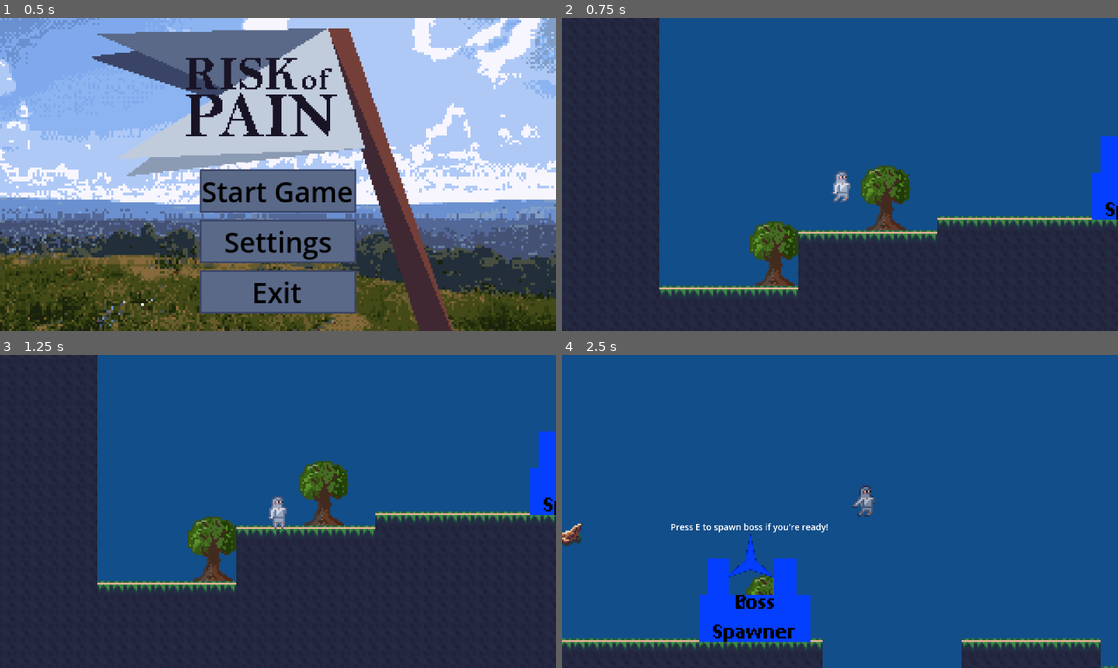
Above: before the commit, frames 1-4 (two rows, left to right).
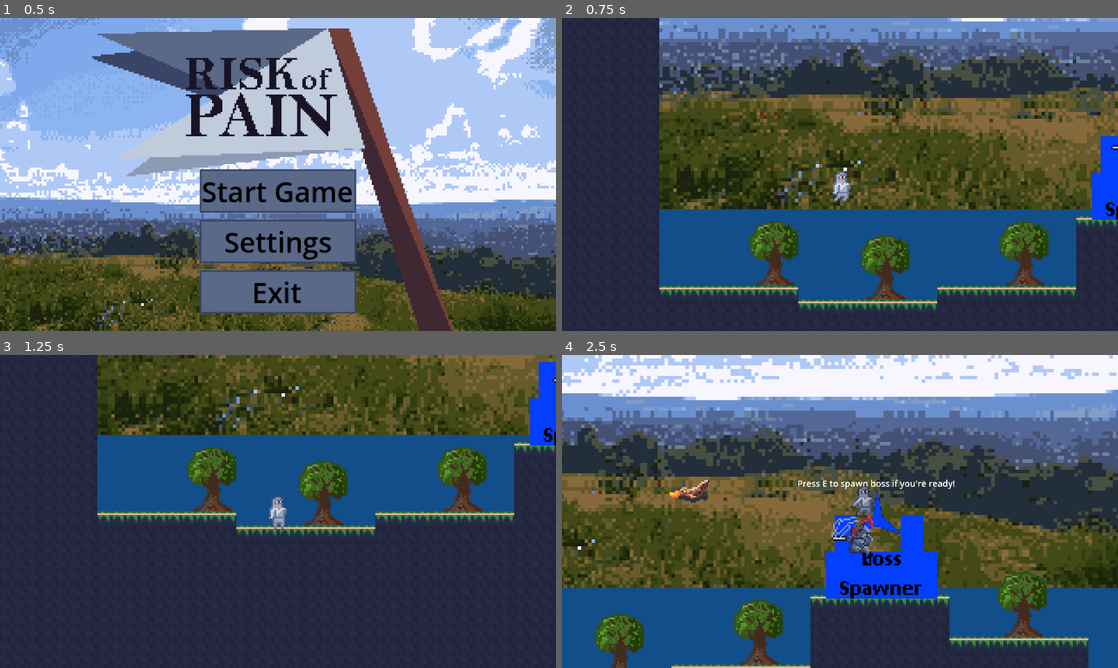
Above: after the commit, the same moments.

Repository: if25b180/risk-of-pain
Game: Godot game, scene res://scenes/menu/main_menu.tscn
The game is run twice, just before and just after one commit, with the same random seed, the same clock (stepped at 60 frames per second) and the same inputs.
Inputs (mouse positions are in pixels of both pictures, inside the frame that each line leads up to):
- Up to frame 1 (0.5 s): no input
- Up to frame 2 (0.75 s): click "Start Game" at 0.5 s
- Up to frame 3 (1.25 s): no input
- Up to frame 4 (2.5 s): move the mouse to (962, 495) at 1.27 s; hold D (move_right) from 1.28 s (still down); tap E (interact) at 1.35, 2, 2.1 s; tap Space (jump) at 1.52, 2.27 s; move the mouse to (728, 527) at 2.02 s

Frame 1 is identical in both runs. In frame 2, 62% of the frame differs, in the area x 17-100%, y 0-94%; in frame 3, 32%; in frame 4, 90%, in the area x 0-100%, y 0-100%.

Commit message:
added first enemy
Erster Gegner mit mit basic movement und angriff wenn er player sieht

Diff:
--- a/scenes/enemy.tscn
+++ b/scenes/enemy.tscn
@@ -1,13 +1,42 @@
 [gd_scene format=3 uid="uid://dcx1xdqyauqko"]
 
 [ext_resource type="Script" uid="uid://dw02bv2wxljs2" path="res://scripts/enemy.gd" id="1_7p1mj"]
+[ext_resource type="Texture2D" uid="uid://pheump8ntv81" path="res://art/enemy_assets/knight_base_sprite.png" id="2_md0e3"]
+[ext_resource type="Texture2D" uid="uid://31rq1yamp61u" path="res://art/enemy_assets/knight_attack.png" id="3_4ra3w"]
 
-[sub_resource type="RectangleShape2D" id="RectangleShape2D_8tegq"]
+[sub_resource type="CapsuleShape2D" id="CapsuleShape2D_4ra3w"]
+radius = 8.0
+height = 18.0
 
-[node name="Enemy" type="RigidBody2D" unique_id=127115235]
+[sub_resource type="CircleShape2D" id="CircleShape2D_5uy6h"]
+radius = 9.0
+
+[node name="Enemy" type="CharacterBody2D" unique_id=223010565]
+collision_layer = 2
+up_direction = Vector2(0, 1)
 script = ExtResource("1_7p1mj")
+normal_texture = ExtResource("2_md0e3")
+attack_texture = ExtResource("3_4ra3w")
 
 [node name="Sprite2D" type="Sprite2D" parent="." unique_id=1800397363]
+texture = ExtResource("2_md0e3")
+offset = Vector2(0, 1)
 
 [node name="CollisionShape2D" type="CollisionShape2D" parent="." unique_id=862276379]
-shape = SubResource("RectangleShape2D_8tegq")
+position = Vector2(2, 1)
+shape = SubResource("CapsuleShape2D_4ra3w")
+
+[node name="RayCast2D" type="RayCast2D" parent="." unique_id=1918442115]
+target_position = Vector2(15, 12)
+
+[node name="PlayerDetector" type="RayCast2D" parent="." unique_id=677006667]
+target_position = Vector2(16, 0)
+
+[node name="AttackArea" type="Area2D" parent="." unique_id=1263762866]
+
+[node name="CollisionShape2D" type="CollisionShape2D" parent="AttackArea" unique_id=1740375523]
+position = Vector2(11, -2)
+shape = SubResource("CircleShape2D_5uy6h")
+disabled = true
+
+[connection signal="body_entered" from="AttackArea" to="." method="_on_attack_area_body_entered"]
--- a/scenes/levels/game.tscn
+++ b/scenes/levels/game.tscn
@@ -11,6 +11,7 @@
 [ext_resource type="Script" uid="uid://x5e3tdafl70a" path="res://scripts/camera_2d.gd" id="8_xmnyv"]
 [ext_resource type="PackedScene" uid="uid://dajy2mhlmjfoj" path="res://scenes/boss_spawner.tscn" id="9_cx7qy"]
 [ext_resource type="PackedScene" uid="uid://cqbcj4tqdyhxu" path="res://scenes/menu/main_menu.tscn" id="11_r0gsk"]
+[ext_resource type="PackedScene" uid="uid://dcx1xdqyauqko" path="res://scenes/enemy.tscn" id="12_oi2tv"]
 
 [sub_resource type="TileSetAtlasSource" id="TileSetAtlasSource_limtx"]
 texture = ExtResource("1_a1osm")
@@ -163,6 +164,7 @@
 world_root = NodePath("..")
 boss_spawner = NodePath("../BossSpawner")
 tree_scene = ExtResource("5_uk881")
+enemy_scene = ExtResource("12_oi2tv")
 
 [node name="Player" parent="." unique_id=1588611632 instance=ExtResource("2_eqihu")]
 position = Vector2(112, 122)
@@ -179,7 +181,6 @@
 position = Vector2(234, 30)
 
 [node name="Background" type="Sprite2D" parent="." unique_id=1750528705]
-visible = false
 z_index = -2
 texture_filter = 1
 texture_repeat = 1
--- a/scenes/player.tscn
+++ b/scenes/player.tscn
@@ -128,7 +128,7 @@
 &"p_run": SubResource("Animation_eqihu")
 }
 
-[node name="Player" type="CharacterBody2D" unique_id=1588611632]
+[node name="Player" type="CharacterBody2D" unique_id=1588611632 groups=["player"]]
 material = SubResource("ShaderMaterial_dqkch")
 script = ExtResource("1_rggrj")
 metadata/_edit_group_ = true
--- a/scripts/enemy.gd
+++ b/scripts/enemy.gd
@@ -1,6 +1,66 @@
-extends RigidBody2D
+extends CharacterBody2D
 
-# TODO: implement
+@export var speed := 50.0
+@export var gravity := 900.0
+@export var attack_duration := 0.5
 
-func _ready():
-	pass
+@export var normal_texture: Texture2D
+@export var attack_texture: Texture2D
+
+var direction := 1
+var is_attacking := false
+
+@onready var floor_ray = $RayCast2D
+@onready var player_ray = $PlayerDetector
+@onready var sprite = $Sprite2D
+
+func _physics_process(delta):
+	if not is_on_floor():
+		velocity.y += gravity * delta
+
+	if is_attacking:
+		velocity.x = 0
+		move_and_slide()
+		return
+
+	check_for_player()
+
+	if not floor_ray.is_colliding() or is_on_wall():
+		flip_direction()
+
+	velocity.x = direction * speed
+	move_and_slide()
+
+func check_for_player():
+	if player_ray.is_colliding():
+		var collider = player_ray.get_collider()
+		if collider and collider.is_in_group("player"):
+			start_attack()
+
+func start_attack():
+	print("angriff test")
+	is_attacking = true
+
+	if attack_texture:
+		sprite.texture = attack_texture
+
+	await get_tree().create_timer(attack_duration).timeout
+
+	if normal_texture:
+		sprite.texture = normal_texture
+
+	is_attacking = false
+
+func flip_direction():
+	direction *= -1
+	sprite.flip_h = (direction < 0)
+
+	floor_ray.position.x = abs(floor_ray.position.x) * direction
+	floor_ray.target_position.x = abs(floor_ray.target_position.x) * direction
+
+	player_ray.target_position.x = abs(player_ray.target_position.x) * direction
+
+	$AttackArea.position.x = abs($AttackArea.position.x) * direction
+
+func _on_attack_area_body_entered(body: Node2D) -> void:
+	pass # Replace with function body.
--- a/scripts/procedual_world.gd
+++ b/scripts/procedual_world.gd
@@ -5,6 +5,7 @@
 @export var y_jump_range_max: int = 6
 @export var chunk_width: int = 10
 @export var tree_chance: int = 30
+@export var enemy_chance: int = 10
 @export var boss_spawner_chunk: int = 3
 
 @export var player: CharacterBody2D
@@ -12,6 +13,7 @@
 @export var boss_spawner: Node2D
 
 @export var tree_scene: PackedScene
+@export var enemy_scene: PackedScene
 
 var chunk_count = 0
 var floor_current_y = -1
@@ -38,6 +40,14 @@
 		world_root.add_child(tree)
 		tree.global_position = Vector2(tree_x, tree_y)
 		tree.z_index = -1
+
+	if randi_range(0, 100) < enemy_chance:
+		var enemy = enemy_scene.instantiate()
+		var enemy_x = chunk_count * chunk_width * tile_set.tile_size.x \
+			+ randi_range(2, chunk_width - 2) * tile_set.tile_size.x
+		var enemy_y = (floor_current_y * tile_set.tile_size.y) - 50
+		world_root.add_child(enemy)
+		enemy.global_position = Vector2(enemy_x, enemy_y)
 
 	for i in range(chunk_width):
 		var current_x = chunk_count * chunk_width + i
Binary file added: art/enemy_assets/knight_attack.png
Not shown, added: art/enemy_assets/knight_attack.png.import
Binary file added: art/enemy_assets/knight_base_sprite.png
Not shown, added: art/enemy_assets/knight_base_sprite.png.import
